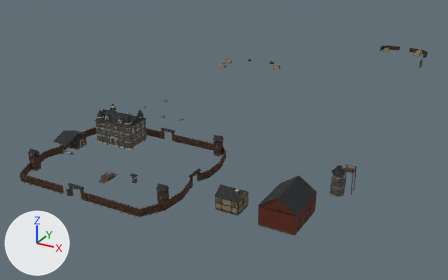
One commit to the glTF model web/public/authored/greyhaven-fort/settlement.gltf: the scene before it, then after it.
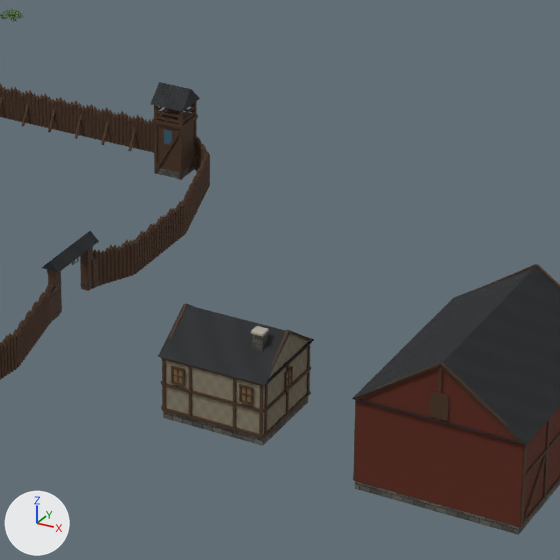
There are two pictures of each version: one whole from a 50 mm camera at (143.0, -199.0, 110.3) aimed at (12.4, 38.5, -8.5), one close up on the part from 40% to 68% of the width and 42% to 86% of the height. Arrows for +X, +Y and +Z are at lower left; the lights stay in place. The first two pictures are the older version. Vertices at exactly the same position are counted once.

In view in the first close-up: 'Greyhaven keep and timber defences'.
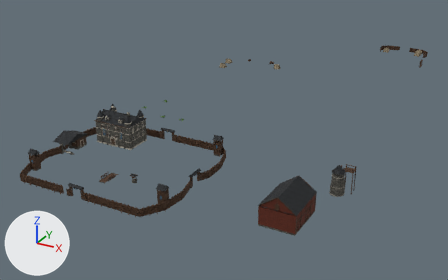
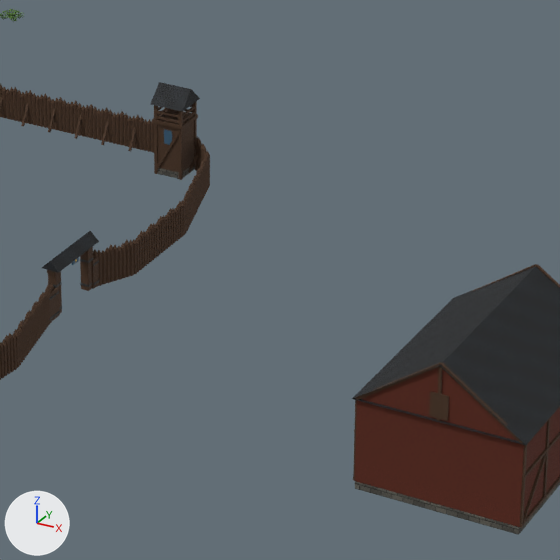
Changed parts and their boxes [x1, y1, x2, y2] in the close-ups (560 x 560 px):
part 1 of me_keep_ashlar_hall_029, deleted
    before: [158, 303, 314, 446]

The change in detail:
me_keep_ashlar_hall_029 is used by ob_greyhaven_keep_and_timber_defences; location (0.0, 0.0, 0.0).
me_keep_ashlar_hall_029 had 54061 vertices, 89328 faces and spanned x -36.0..92.0, y -52.0..166.0, z 0.0..22.0.
me_keep_ashlar_hall_029 now has 50877 vertices, 83324 faces and spans x -36.0..92.0, y -52.0..166.0, z 0.0..22.0.
me_keep_ashlar_hall_029 part 1: 90 loose pieces with 3184 vertices, spanning x 58.0..66.0, y -50.0..-43.0, z 11.0..19.0, are deleted.
me_keep_ashlar_hall_029 no longer uses material mat_greyhaven_lime_plaster_023.
